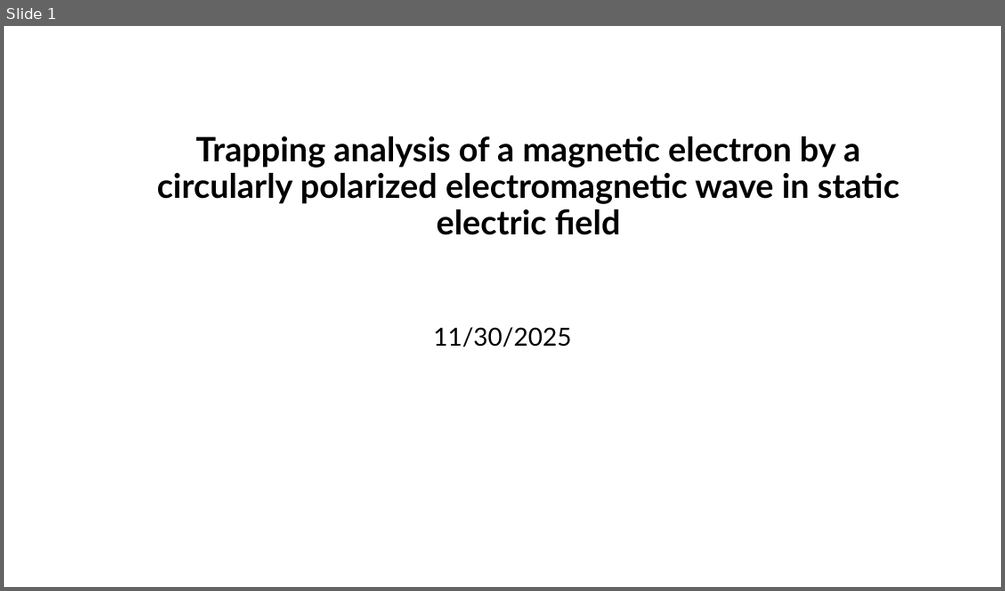
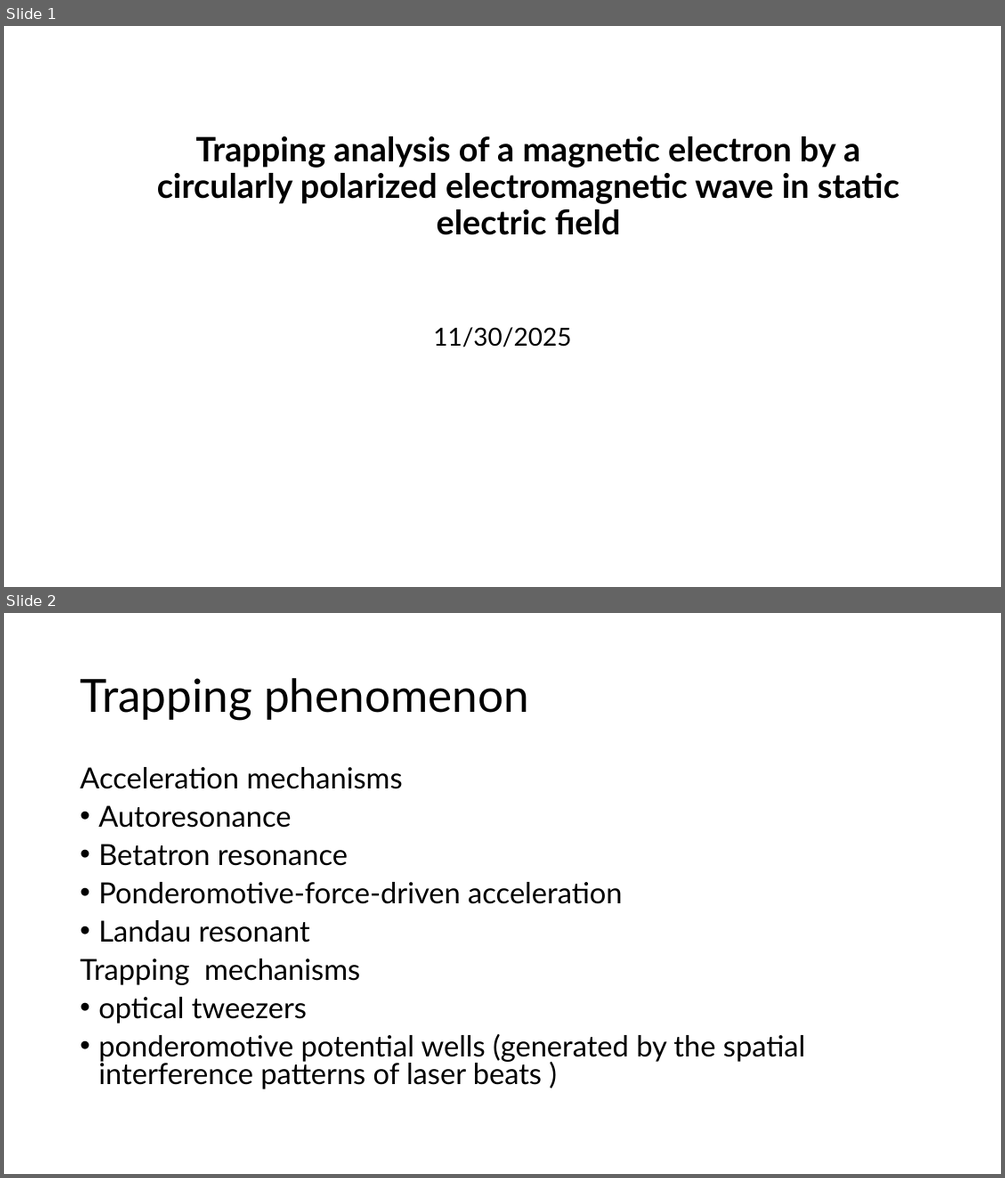
Before and after one commit to USTC-star/computer_share, a slide deck: paper modification/papers/Trapping analysis of a magnetic electron.pptx. Shown one above the other, each under a label of ours: slide 1 before the commit, slides 1 and 2 after it. The pictures are 1005x591 and 1005x1178 pixels, drawn with LibreOffice and Linux fonts; fonts in the diff are those of the drawing. Boxes give left, top, right and bottom in pixels: in the first picture for what was removed or moved away, otherwise in the second. Text is boxed around its words. In the diff, an @@ line names an element or a change of style, - is before the commit and + after.

```diff
--- a/paper modification/papers/Trapping analysis of a magnetic electron.pptx
+++ b/paper modification/papers/Trapping analysis of a magnetic electron.pptx
@@ slide 2 added at (4,613,1001,1174), background #FFFFFF @@
@@ title added at (80,678,529,720), 44 pt, text #000000 @@
+Trapping phenomenon
@@ text added at (80,767,805,1089), 28 pt, text #000000 @@
+Acceleration mechanisms
+• Autoresonance
+• Betatron resonance
+• Ponderomotive-force-driven acceleration
+• Landau resonant
+Trapping mechanisms
+• optical tweezers
+• ponderomotive potential wells (generated by the spatial interference patterns of laser beats )
```
Also in this commit, not shown: 2 slides changed, 1 other slide added, 6 other files.
